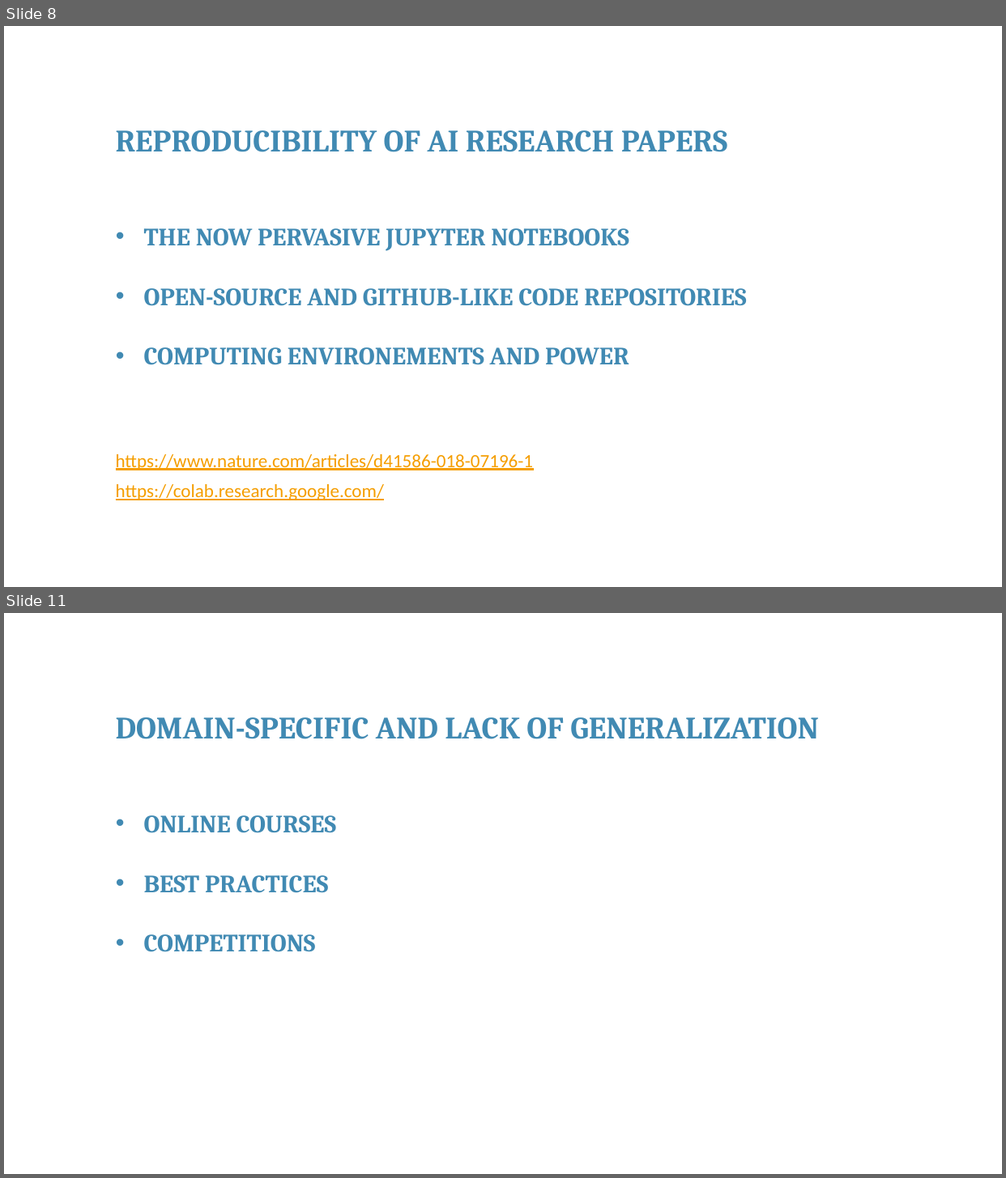
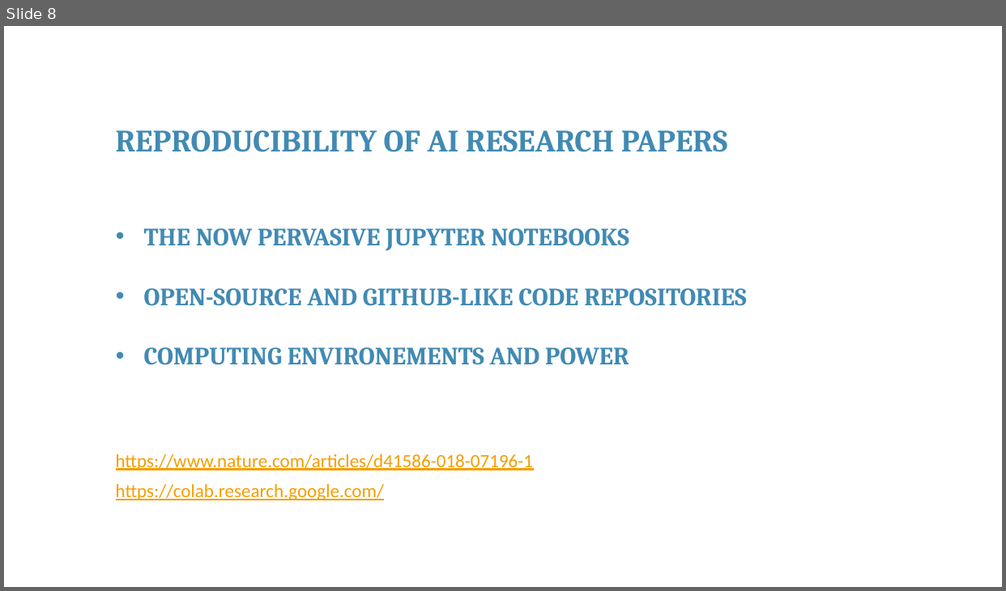
Before and after one commit to franckalbinet/itu-eaco-zanzibar-12-2018, a slide deck: presentations/session-9-open-issues-in-ai.pptx. Shown one above the other, each under a label of ours: slides 8 and 11 before the commit, slide 8 after it; the slides between them are not shown. The pictures are 1006x1178 and 1006x591 pixels, drawn with LibreOffice and Linux fonts; fonts in the diff are those of the drawing; background and template pictures are left out. Boxes give left, top, right and bottom in pixels: in the first picture for what was removed or moved away, otherwise in the second. Text is boxed around its words. In the diff, an @@ line names an element or a change of style, - is before the commit and + after.

```diff
--- a/presentations/session-9-open-issues-in-ai.pptx
+++ b/presentations/session-9-open-issues-in-ai.pptx
@@ slide 11 removed at box(4, 613, 1002, 1174), background #FFFFFF @@
@@ text removed at box(116, 717, 819, 739) @@
-DOMAIN-SPECIFIC AND LACK OF GENERALIZATION
@@ text removed at box(144, 815, 337, 952) @@
-• ONLINE COURSES
-• BEST PRACTICES
-• COMPETITIONS
```
Also in this commit, not shown: 4 slides changed, 14 slides added, 5 other slides removed, 1 other file.
